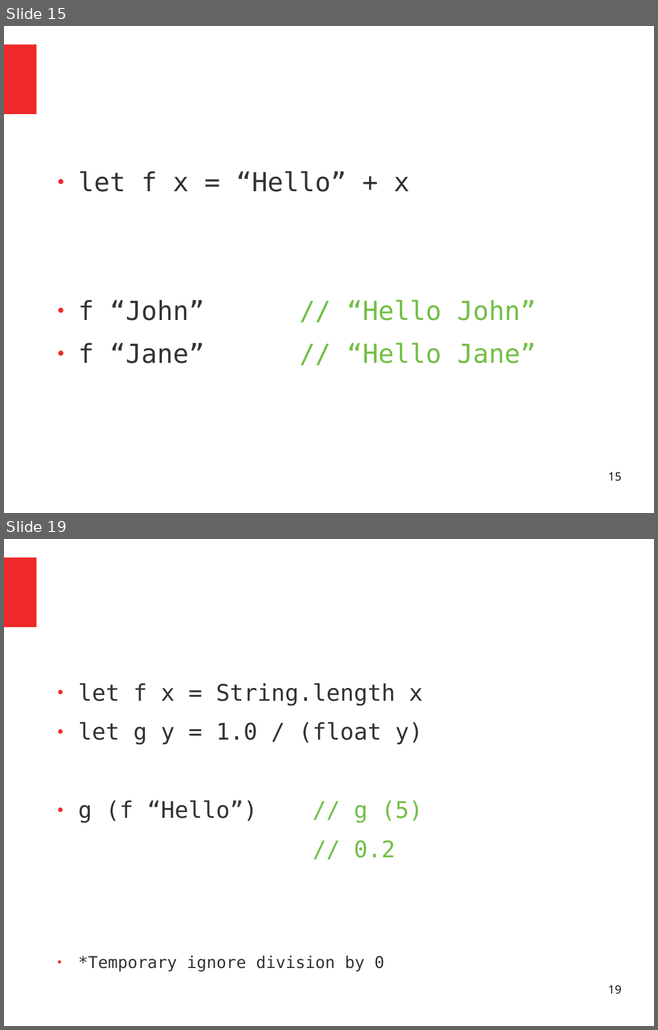
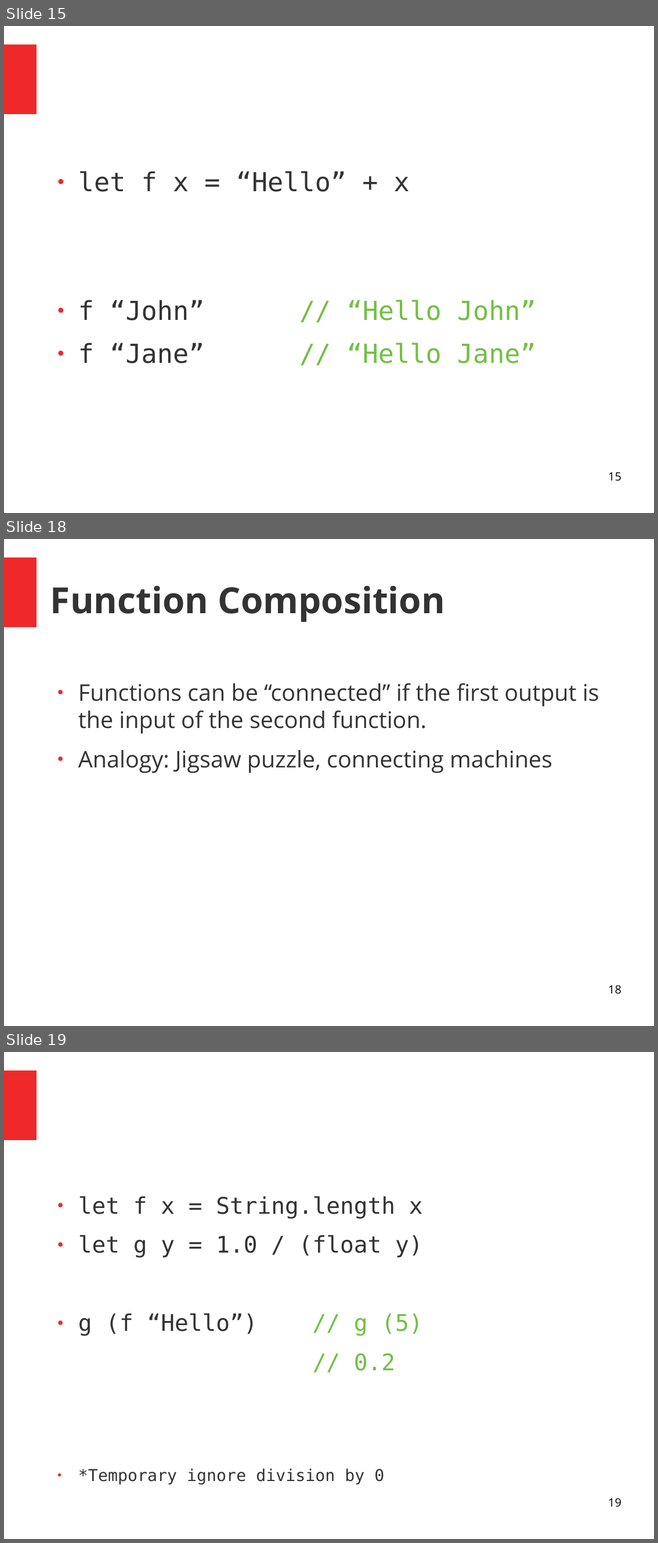
Before and after one commit to ChangHaiBin/FSharpPowerPoint, a slide deck: FSharp Talk.odp. Shown one above the other, each under a label of ours: slides 15 and 19 before the commit, slides 15, 18 and 19 after it; the slides between them are not shown. The pictures are 658x1030 and 658x1543 pixels, drawn with LibreOffice and Linux fonts; fonts in the diff are those of the drawing. Boxes give left, top, right and bottom in pixels: in the first picture for what was removed or moved away, otherwise in the second. Text is boxed around its words. In the diff, an @@ line names an element or a change of style, - is before the commit and + after.

```diff
--- a/FSharp Talk.odp
+++ b/FSharp Talk.odp
@@ slide 18 added at <box>4,539,654,1026</box>, background #FFFFFF; not listed: 1 template element that a slide beside it also shows @@
@@ title added at <box>50,586,445,622</box>, 44 pt, text #333333, bold @@
+Function Composition
@@ text added at <box>78,683,599,773</box>, 28 pt, text #333333 @@
+● Functions can be “connected” if the first output is the input of the second function.
+● Analogy: Jigsaw puzzle, connecting machines
@@ page number added at <box>608,985,621,994</box>, 14 pt, text #000000 @@
+18
```
Also in this commit, not shown: 2 slides changed, 2 other slides added, 2 slides removed, 1 other file.
